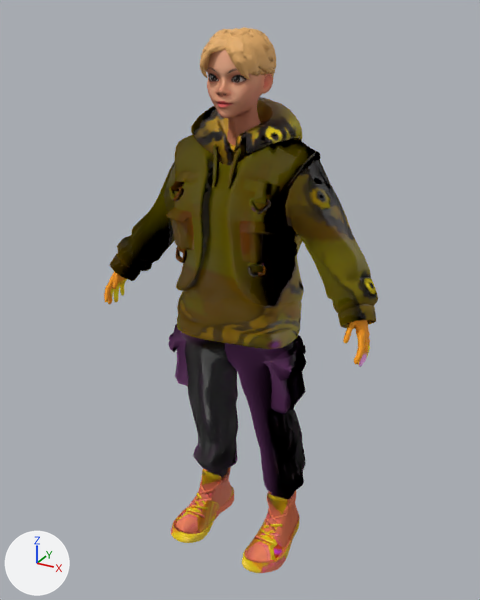
An edit to the FBX model Assets/Models/WhiteJacket.fbx, drawn before and after from the same camera.
Both versions are drawn from a camera (50 mm lens) standing at (0.949, -1.764, 1.805) and looking at (-0.011, -0.017, 0.932). The lights are fixed; the arrows at lower left show +X, +Y and +Z. The picture after the commit comes second. Vertices at exactly the same position are counted once.

In view in the first picture: 'Wolf3D_Body', 'Wolf3D_Hair', 'Wolf3D_Head', 'Wolf3D_Outfit_Bottom', 'Wolf3D_Outfit_Footwear', 'Wolf3D_Outfit_Top' and 1 more.
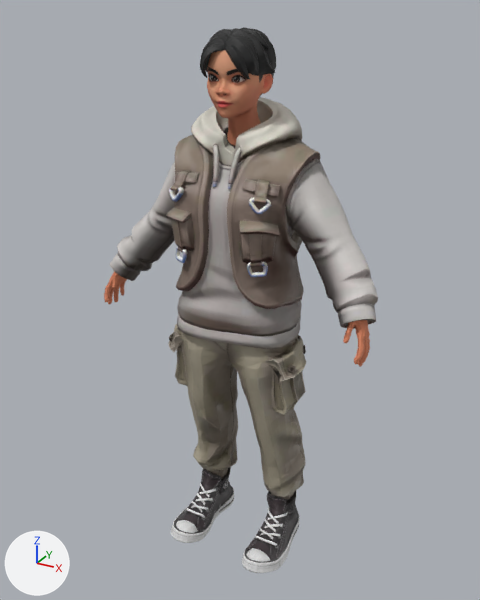
Edits to the bpy script that builds the scene:
```text
Add img_whitejacket_shoes_jpg:
    img_whitejacket_shoes_jpg = load_image('WhiteJacket-Shoes.jpg', '_unpacked/WhiteJacket-Shoes.jpg', 1024, 1024, 'sRGB')
Add img_whitejacket_shoesbump_jpg:
    img_whitejacket_shoesbump_jpg = load_image('WhiteJacket-ShoesBump.jpg', '_unpacked/WhiteJacket-ShoesBump.jpg', 512, 512, 'Non-Color')
Add img_whitejacket_hands_jpg:
    img_whitejacket_hands_jpg = load_image('WhiteJacket-Hands.jpg', '_unpacked/WhiteJacket-Hands.jpg', 2, 2, 'sRGB')
Add img_whitejacket_handsbump_jpg:
    img_whitejacket_handsbump_jpg = load_image('WhiteJacket-HandsBump.jpg', '_unpacked/WhiteJacket-HandsBump.jpg', 512, 512, 'Non-Color')
Add img_whitejacket_hairbump_jpg:
    img_whitejacket_hairbump_jpg = load_image('WhiteJacket-HairBump.jpg', '_unpacked/WhiteJacket-HairBump.jpg', 1024, 1024, 'Non-Color')
Add img_whitejacket_hair_jpg:
    img_whitejacket_hair_jpg = load_image('WhiteJacket-Hair.jpg', '_unpacked/WhiteJacket-Hair.jpg', 2, 2, 'sRGB')
Add img_whitejacket_top_jpg:
    img_whitejacket_top_jpg = load_image('WhiteJacket-Top.jpg', '_unpacked/WhiteJacket-Top.jpg', 1024, 1024, 'sRGB')
Add img_whitejacket_topbump_jpg:
    img_whitejacket_topbump_jpg = load_image('WhiteJacket-TopBump.jpg', '_unpacked/WhiteJacket-TopBump.jpg', 512, 512, 'Non-Color')
Add img_whitejacket_pants_jpg:
    img_whitejacket_pants_jpg = load_image('WhiteJacket-Pants.jpg', '_unpacked/WhiteJacket-Pants.jpg', 1024, 1024, 'sRGB')
Add img_whitejacket_pantsbump_jpg:
    img_whitejacket_pantsbump_jpg = load_image('WhiteJacket-PantsBump.jpg', '_unpacked/WhiteJacket-PantsBump.jpg', 512, 512, 'Non-Color')
Change mat_wolf3d_outfit_top:
    where n2 = _N.new('ShaderNodeTexImage'); n2.name = 'Image Texture'
    n2.image: img_image_13_jpg -> img_whitejacket_top_jpg
    where n3 = _N.new('ShaderNodeTexImage'); n3.name = 'Image Texture.001'
    n3.image: img_image_12_jpg -> img_whitejacket_topbump_jpg
Change mat_wolf3d_body:
    where n2 = _N.new('ShaderNodeTexImage'); n2.name = 'Image Texture'
    n2.image: img_image_15_jpg -> img_whitejacket_hands_jpg
    where n3 = _N.new('ShaderNodeTexImage'); n3.name = 'Image Texture.001'
    n3.image: img_image_5_jpg -> img_whitejacket_handsbump_jpg
Change mat_wolf3d_outfit_bottom:
    where n2 = _N.new('ShaderNodeTexImage'); n2.name = 'Image Texture'
    n2.image: img_image_7_jpg -> img_whitejacket_pants_jpg
    where n3 = _N.new('ShaderNodeTexImage'); n3.name = 'Image Texture.001'
    n3.image: img_image_6_jpg -> img_whitejacket_pantsbump_jpg
Change mat_wolf3d_outfit_footwear:
    where n2 = _N.new('ShaderNodeTexImage'); n2.name = 'Image Texture'
    n2.image: img_image_10_jpg -> img_whitejacket_shoes_jpg
    where n3 = _N.new('ShaderNodeTexImage'); n3.name = 'Image Texture.001'
    n3.image: img_image_9_jpg -> img_whitejacket_shoesbump_jpg
Change mat_wolf3d_hair:
    where n2 = _N.new('ShaderNodeTexImage'); n2.name = 'Image Texture'
    n2.image: img_image_4_jpg -> img_whitejacket_hair_jpg
    where n3 = _N.new('ShaderNodeTexImage'); n3.name = 'Image Texture.001'
    n3.image: img_image_3_jpg -> img_whitejacket_hairbump_jpg
Change me_wolf3d_outfit_top:
    where me_wolf3d_outfit_top.from_pydata(...)  # 2302 vertices, 4620 faces; spans x -0.46..0.463, y -0.22..0.161, z 0.849..1.561
    used by ob_wolf3d_outfit_top; location = (0.0, 0.0, 0.0)
    me_wolf3d_outfit_top part 1: its shading normals changed
```

Pixel boxes [x1, y1, x2, y2] of what changed, in the pictures (480 x 600 px):
'Wolf3D_Outfit_Top', surface changed, shading changed (lighter): [110, 97, 378, 349] in both
'Wolf3D_Outfit_Bottom', surface changed (lighter): [169, 324, 306, 500] in both
'Wolf3D_Outfit_Footwear', surface changed: [171, 467, 300, 573] in both
'Wolf3D_Hair', surface changed (orange to black): [200, 27, 276, 96] in both
'Wolf3D_Body', surface changed: [104, 272, 370, 367] in both
